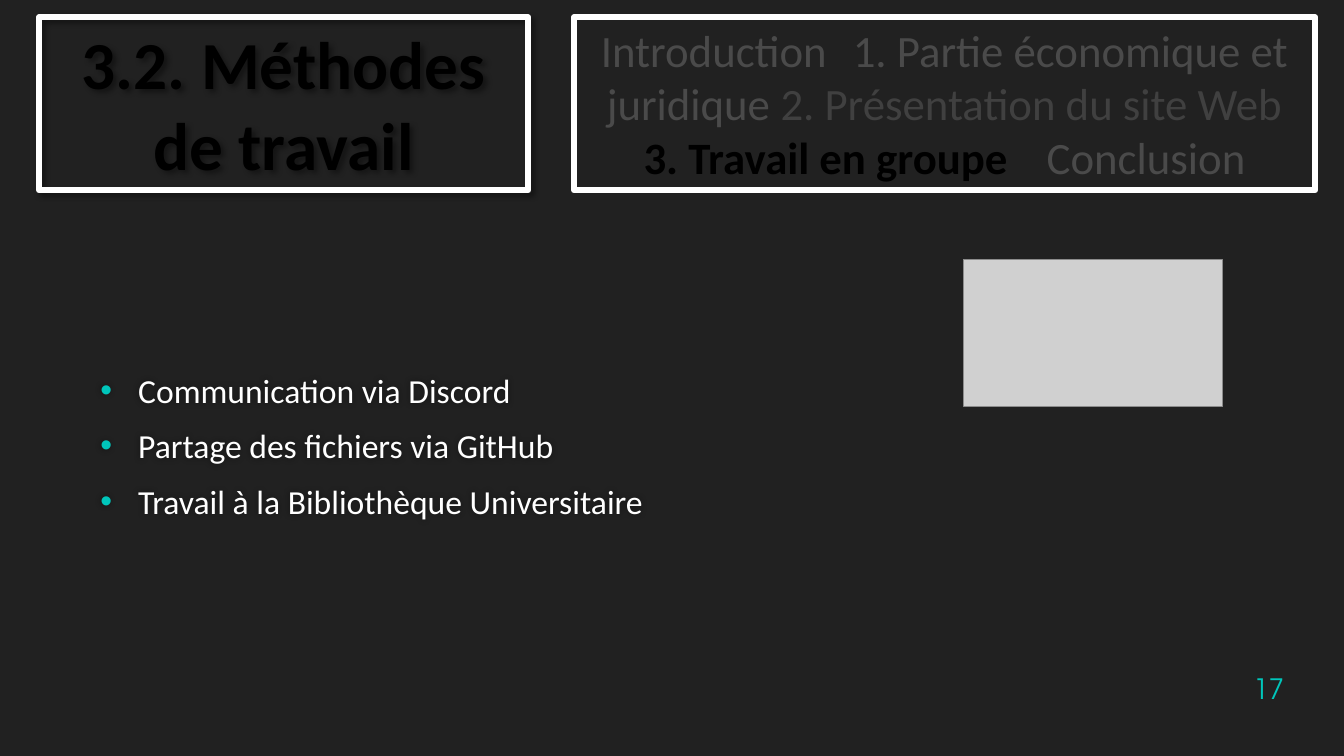
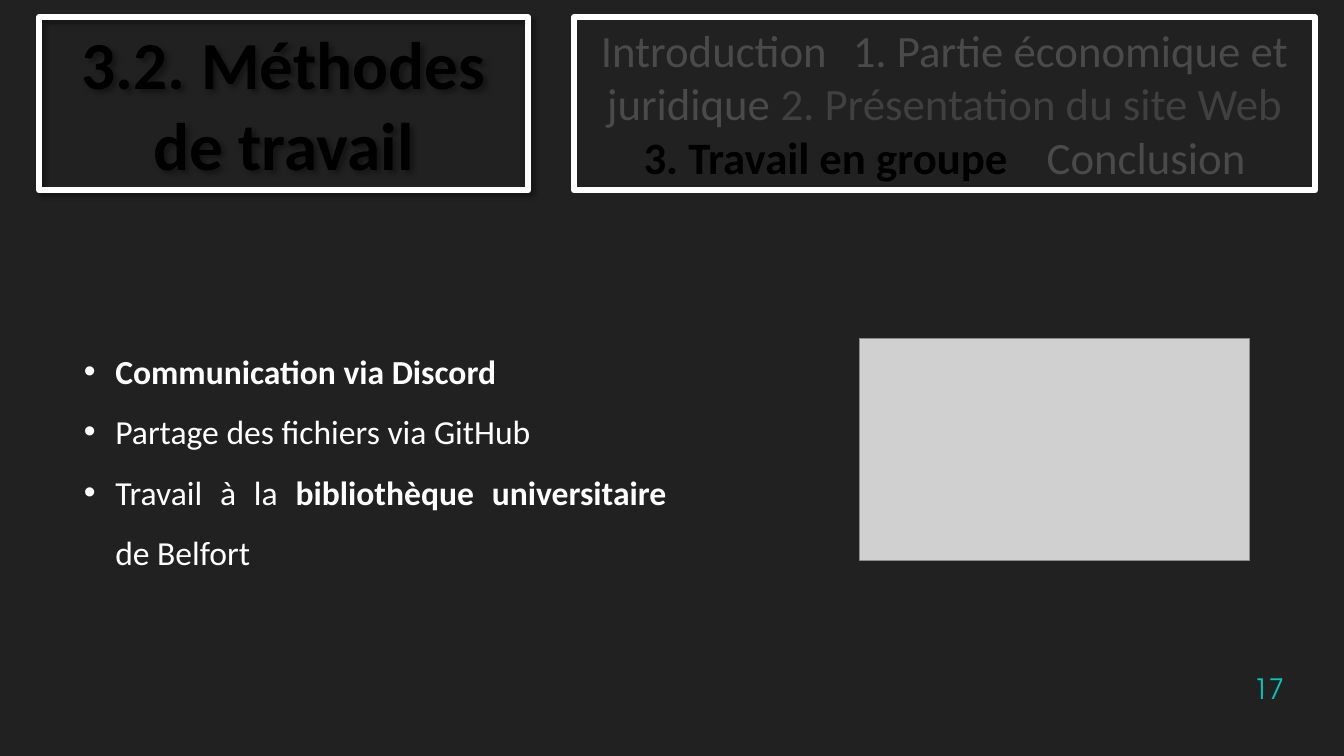
Before and after one commit to TheStaticTurtle/IUT_Website_TTI, a slide deck: slide 17 of Documents/Soutenance.pptx. Drawn at 1344x756 pixels with LibreOffice and Linux fonts; fonts in the diff are those of the drawing; grey boxes stand for pictures; background and template pictures are left out. Boxes give left, top, right and bottom in pixels: in the first picture for what was removed or moved away, otherwise in the second. Text is boxed around its words. In the diff, an @@ line names an element or a change of style, - is before the commit and + after.

```diff
--- a/Documents/Soutenance.pptx
+++ b/Documents/Soutenance.pptx
@@ text "Communication via Discord": place and size @@
-text "Communication via Discord" at <box>138,379,643,520</box>
+text "Communication via Discord" at <box>115,360,667,566</box>
@@ text "Communication via Discord" at <box>115,360,667,566</box>: vertical alignment middle to top @@
@@ picture: place and size @@
-picture at <box>964,260,1223,407</box>
+picture at <box>859,339,1249,560</box>
@@ text at <box>115,360,530,450</box>: bold on in "Communication via Discord"; alignment left to justified; indent changed; line spacing 1 to 1.5; less space between paragraphs @@
@@ text at <box>115,481,667,566</box>: text changed; bold on @@
-• Travail à la Bibliothèque Universitaire
+• Travail à la bibliothèque universitaire de Belfort
```
Also in this commit, not shown: 4 other slides changed.
